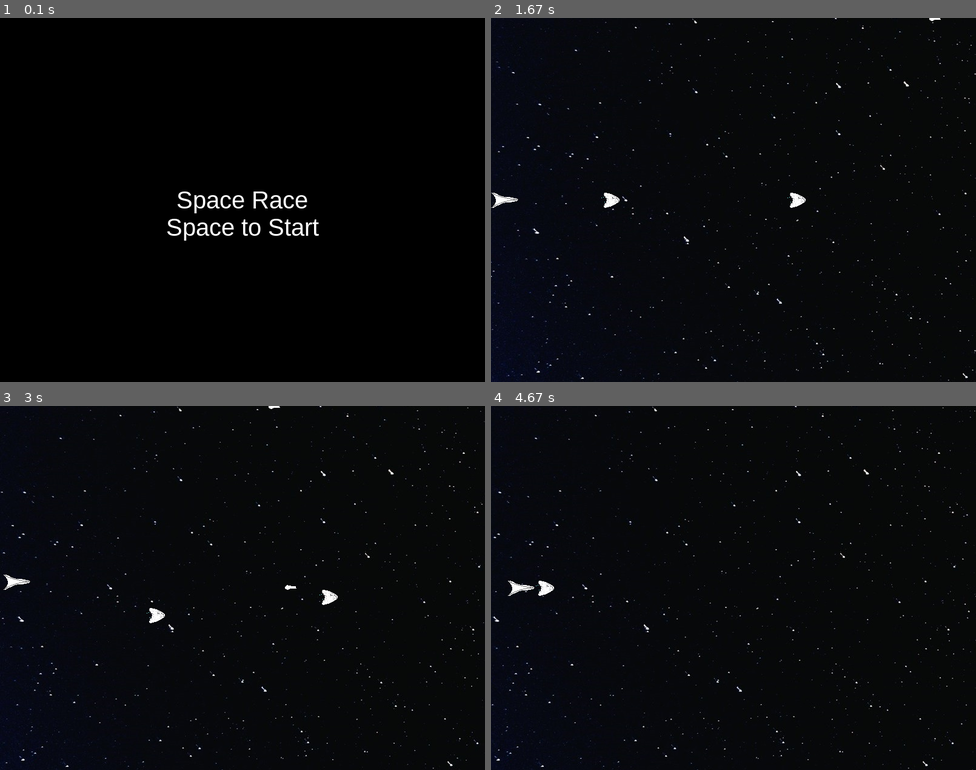
Above: before the commit, frames 1-4 (two rows, left to right).
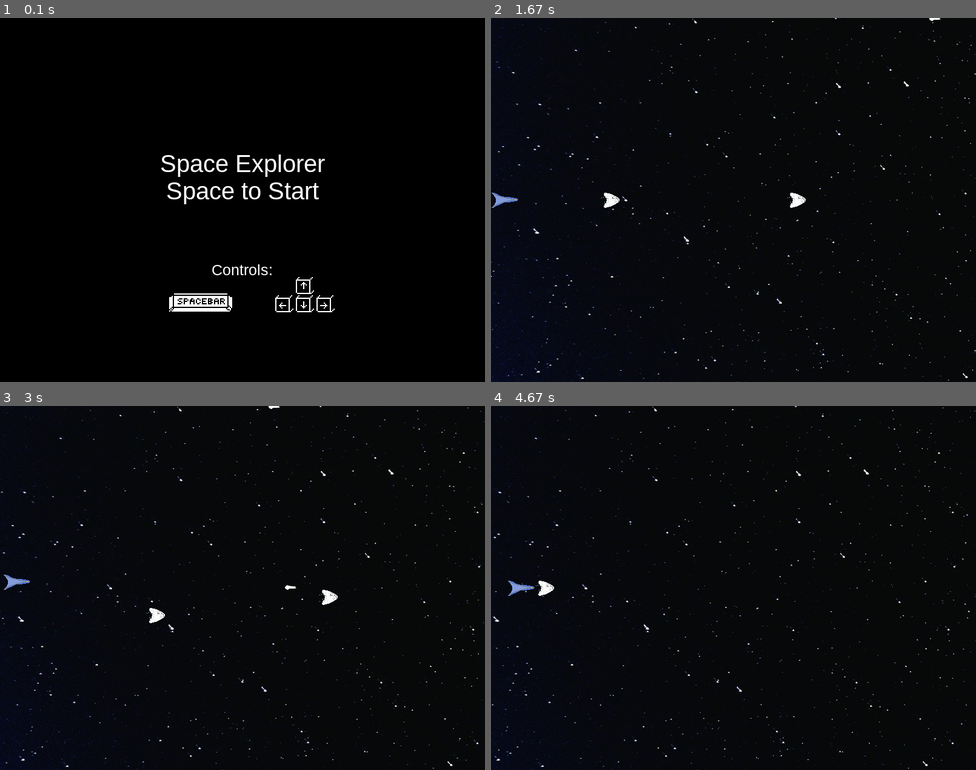
Above: after the commit, the same moments.

Repository: Jamesea06/Pygame
Game: pygame game, started from main.py
Same seed, same stepped clock (60 frames per second), same inputs: the game is played once before the commit and once after it.
Inputs:
- Up to frame 1 (0.1 s): no input
- Up to frame 2 (1.67 s): tap Space at 0.33, 1.3, 1.6 s; hold Space 0.67-1.2 s; hold Left 0.67-1.2 s; hold Left from 1.23 s (still down)
- Up to frame 3 (3 s): release Left at 1.77 s; hold Down 1.8-2.1 s; tap Space at 1.87, 2.2, 2.5, 2.63 s; hold Left 2.13-2.53 s; hold Up 2.57-2.93 s; hold Right from 2.97 s (still down)
- Up to frame 4 (4.67 s): tap Space at 3.03, 3.33, 4.6 s; release Right at 3.6 s; hold R from 4.53 s (still down)

The runs differ from the first frame. In frame 1, 2.9% of the frame differs, in the area x 33-69%, y 37-81%; in frame 2, less than 0.1%; in frame 3, less than 0.1%; in frame 4, less than 0.1%.

Commit message:
Veersion 1.0

Diff:
--- a/Pygame.py
+++ b/Pygame.py
@@ -338,7 +338,7 @@
         enemies.update()
         Mette.update()
         screen.fill((0,0,0))
-        #screen.blit(bg_image, (0, 0))
+        screen.blit(bg_image, (0, 0))
 
         # Moving the background
         x -= 1
--- a/enemy.py
+++ b/enemy.py
@@ -4,14 +4,18 @@
 from settings import SCREEN_WIDTH, SCREEN_HEIGHT
 
 class Enemy(pygame.sprite.Sprite):
-    def __init__(self):
+    def __init__(self, position=None):
         super(Enemy, self).__init__()
-        self.surf = pygame.image.load('assets/Commet.png').convert()
+        self.surf = pygame.image.load('assets/Commet.png').convert_alpha()
         self.surf.set_colorkey((0, 0, 0), pygame.RLEACCEL)
-        self.rect = self.surf.get_rect(
-            center=(random.randint(SCREEN_WIDTH + 20, SCREEN_WIDTH + 100),
-                    random.randint(0, SCREEN_HEIGHT))
-        )
+
+        if position is None:
+            position = (
+                random.randint(SCREEN_WIDTH + 20, SCREEN_WIDTH + 100),
+                random.randint(0, SCREEN_HEIGHT)
+            )
+
+        self.rect = self.surf.get_rect(center=position)
         self.speed = random.randint(5, 15)
 
     def update(self):
@@ -34,7 +38,7 @@
         self.speed = 5  # Default speed
         self.health = 5
         self.transformed = False  # Flag to check if the met has been transformed
-        self.hitbox = self.surf.get_bounding_rect()
+
 
     # Move the Met based on a constant speed
     # Remove the Met when it passes the left edge of the screen
@@ -62,17 +66,64 @@
         super(Boss, self).__init__()
         self.surf = pygame.image.load("assets/Ship_Boss.png").convert_alpha()
         self.surf = pygame.transform.scale(self.surf, (self.surf.get_width() * 4, self.surf.get_height() * 4))
-        self.rect = self.surf.get_rect(center=(random.randint(SCREEN_WIDTH + 250, SCREEN_WIDTH + 300), 300))
+        self.rect = self.surf.get_rect(center=((SCREEN_WIDTH + 1000), 300))
         self.speed = 4
         self.target_x = 600
-        self.hitbox = self.surf.get_bounding_rect()
+        self.health = 56
+        self.last_shot_time = 0
+        self.shooting_interval = 1000
+         # Create the fire trail
+        self.fire_trail = FireTail(self.rect.midright)  # Start at the bottom of the boss
 
-    def update(self):
+    def take_damage(self):
+        self.health -= 1
+        if self.health <= 0:
+            self.kill()  # Remove boss from the game when health reaches 0
+            if hasattr(self, 'fire_trail'):
+                self.fire_trail.kill()  # Remove fire trail
+
+    def update(self,player_y):
         if self.rect.centerx > self.target_x:
             distance_to_target = self.rect.centerx - self.target_x
             if distance_to_target < 100:
                 self.speed = max(1, distance_to_target / 100)
             self.rect.move_ip(-self.speed, 0)
+            self.health = 56
+            fire_trail_width = self.fire_trail.rect.width
+            self.fire_trail.rect.center = (self.rect.right + fire_trail_width // 2 -4, self.rect.centery -3)
         else:
-            self.speed = 0
-        self.hitbox.topleft = self.rect.topleft
+            self.speed = 2
+            if self.rect.centery < player_y:
+                self.rect.move_ip(0, min(self.speed, player_y - self.rect.centery))  # Move down to player's y
+            elif self.rect.centery > player_y:
+                self.rect.move_ip(0, -min(self.speed, self.rect.centery - player_y))  # Move up to player's y
+            fire_trail_width = self.fire_trail.rect.width
+            self.fire_trail.rect.center = (self.rect.right + fire_trail_width // 2 -4, self.rect.centery -3)
+class FireTail(pygame.sprite.Sprite):
+    def __init__(self, position):
+        super(FireTail, self).__init__()
+        self.images = [
+            pygame.image.load("assets/Fire1.png").convert_alpha(),
+            pygame.image.load("assets/Fire2.png").convert_alpha(),
+            pygame.image.load("assets/Fire3.png").convert_alpha(),
+            pygame.image.load("assets/Fire4.png").convert_alpha(),
+            pygame.image.load("assets/Fire5.png").convert_alpha(),
+        ]
+        self.images = [pygame.transform.scale(image, (image.get_width() * 3, image.get_height() * 3)) for image in self.images]
+
+        self.image = self.images[0]  # Initialize the sprite's image
+        self.rect = self.image.get_rect(center=position)
+
+        self.animation_speed = 0.1  # Time to wait before changing the frame
+        self.animation_time = 0  # Track time for animation
+
+    def update(self):
+        # Update the animation frame based on time
+        self.animation_time += self.animation_speed
+
+        # Change the image randomly based on animation time
+        if self.animation_time >= 1:  # Adjust this value for speed
+            self.animation_time = 0
+            # Pick a random image from the list
+            self.current_image_index = random.randint(0, len(self.images) - 1)  # Randomly select an index
+            self.image = self.images[self.current_image_index]  # Update the sprite's image
--- a/game_states.py
+++ b/game_states.py
@@ -4,10 +4,23 @@
 
 def draw_start_menu(screen):
     font = pygame.font.SysFont('arial', 40)
-    title = font.render('Space Race', True, (255, 255, 255))
+    title = font.render('Space Explorer', True, (255, 255, 255))
     start_button = font.render('Space to Start', True, (255, 255, 255))
-    screen.blit(title, (SCREEN_WIDTH / 2 - title.get_width() / 2, SCREEN_HEIGHT / 2 - title.get_height() / 2))
-    screen.blit(start_button, (SCREEN_WIDTH / 2 - start_button.get_width() / 2, SCREEN_HEIGHT / 2 + start_button.get_height() / 2))
+    controls_title = pygame.font.SysFont('arial', 25).render('Controls:', True, (255, 255, 255))
+    screen.blit(title, (SCREEN_WIDTH / 2 - title.get_width() / 2, SCREEN_HEIGHT / 2.5 - title.get_height() / 2))
+    screen.blit(start_button, (SCREEN_WIDTH / 2 - start_button.get_width() / 2, SCREEN_HEIGHT / 2.5 + start_button.get_height() / 2))
+    screen.blit(controls_title, ((SCREEN_WIDTH / 2 - controls_title.get_width() / 2, SCREEN_HEIGHT / 1.55 + controls_title.get_height() / 2)))
+
+
+    Spacebar_image = pygame.image.load('assets/Spacebar.png').convert_alpha()
+    Arrow_image = pygame.image.load('assets/Arrow.png').convert_alpha()
+    Spacebar_image = pygame.transform.scale(Spacebar_image, (Spacebar_image.get_width() * 2, Spacebar_image.get_height() * 2,))
+    Arrow_image = pygame.transform.scale(Arrow_image, (Arrow_image.get_width() * 2, Arrow_image.get_height() * 2,))
+    screen.blit(Spacebar_image, (SCREEN_WIDTH / 2.4 - Spacebar_image.get_width() / 2, SCREEN_HEIGHT / 2.2 + Spacebar_image.get_height() / 2))
+    screen.blit(Arrow_image, (SCREEN_WIDTH / 1.6 - Arrow_image.get_width() / 2, SCREEN_HEIGHT / 2.1 + Arrow_image.get_height() / 2))
+
+
+
     pygame.display.update()
 
 def draw_game_over_screen(screen):
@@ -20,6 +33,19 @@
     screen.blit(quit_button, (SCREEN_WIDTH / 2 - quit_button.get_width() / 2, SCREEN_HEIGHT / 2 + quit_button.get_height() / 2))
     pygame.display.update()
 
+def draw_congrats_screen(screen):
+    font = pygame.font.SysFont('arial', 40)
+    title = font.render('Congratulations!', True, (255, 255, 255))
+    message = font.render('You Defeated the Boss!', True, (255, 255, 255))
+    restart_button = font.render('Press R to Restart', True, (255, 255, 255))
+
+    # Display the title at the center of the screen
+    screen.blit(title, (SCREEN_WIDTH / 2 - title.get_width() / 2, SCREEN_HEIGHT / 2 - title.get_height()))
+    screen.blit(message, (SCREEN_WIDTH / 2 - message.get_width() / 2, SCREEN_HEIGHT / 2))
+    screen.blit(restart_button, (SCREEN_WIDTH / 2 - restart_button.get_width() / 2, SCREEN_HEIGHT / 2 + restart_button.get_height() * 2))
+
+    pygame.display.update()
+
 def game_over():
     pygame.mixer.music.stop()
     #pygame.time.wait(2000)   # Pause for 2 seconds before exiting
--- a/main.py
+++ b/main.py
@@ -2,10 +2,10 @@
 import pygame
 from settings import SCREEN_WIDTH, SCREEN_HEIGHT, ENEMY_INTERVAL, Mett_Interval, PHOTON_COOLDOWN
 from player import Player
-from enemy import Enemy, Mett, Boss
+from enemy import Enemy, Mett, Boss, FireTail
 from photon import Photon
 from pickable import Pickable
-from game_states import draw_start_menu, draw_game_over_screen, game_over
+from game_states import draw_start_menu, draw_game_over_screen, draw_congrats_screen
 from pygame.locals import RLEACCEL, K_ESCAPE, K_SPACE, KEYDOWN, QUIT, RLEACCEL
 
 pygame.init()
@@ -27,12 +27,25 @@
 game_state = "start_menu"
 running = True
 boss_spawned = False
+congrats_delay = 3000  # 2 seconds delay
+boss_defeated_time = None  # To store the time when the boss is defeated
+boss_fire_pos = 500  # Change this to the y-position you want
+fire_delay = 2000  # 2-second delay in milliseconds
+fire_pause = 5000
+boss_fire_time = None
+boss_fire_pause = None
+boss_music_played = False
+music_transition_start = None
+transitioning_music = False
+fade_duration = 2500  # Duration of fade in milliseconds
 
 # Initiate.player
 
 player = Player()
 enemies = pygame.sprite.Group()
 Mette = pygame.sprite.Group()
+boss = pygame.sprite.Group()
+Fire = pygame.sprite.Group()
 photon_group = pygame.sprite.Group()
 pickable_group = pygame.sprite.Group()
 all_sprites = pygame.sprite.Group()
@@ -49,13 +62,21 @@
                 running = False
             elif event.key == pygame.K_SPACE and game_state == "start_menu":
                 game_state = "game"
-            elif event.key == pygame.K_r and game_state == "Game_over":
+            elif event.key == pygame.K_r and (game_state == "Game_over" or game_state == "congrats"):
                 game_state = "game"
                 player = Player()
-                # Reset
                 enemies.empty()
+                boss.empty()
+                Mette.empty()
+                photon_group.empty()
+                pickable_group.empty()
                 all_sprites.empty()
                 CollectCount = 0
+                boss_fire_time = None
+                boss_fire_pause = None
+                boss_spawned = False
+                boss_music_played = False
+                transitioning_music = False
                 all_sprites.add(player)
                 pygame.mixer.music.load("sounds/370801__romariogrande__space-chase.wav")
                 pygame.mixer.music.play(loops=-1)
@@ -77,28 +98,61 @@
                 photon_group.add(new_photon)
                 last_photon_time = current_time
         current_time = pygame.time.get_ticks()
-        # New photon
-        if current_time - last_enemy_time > ENEMY_INTERVAL and CollectCount != 1:
+        # New Enemy
+        if current_time - last_enemy_time > ENEMY_INTERVAL and CollectCount != 3:
             new_enemy = Enemy()
             enemies.add(new_enemy)
             all_sprites.add(new_enemy)
             last_enemy_time = current_time
+
+        if boss_spawned:
+            for boss_sprite in boss:
+                if boss_sprite.rect.x <= boss_fire_pos:
+                    if boss_fire_time is None:
+                        boss_fire_time = pygame.time.get_ticks()
+                    if pygame.time.get_ticks() - boss_fire_time >= fire_delay:
+                        new_enemy = Enemy(boss_sprite.rect.midleft)
+                        all_sprites.add(new_enemy)
+                        enemies.add(new_enemy)
+                        if boss_fire_pause == None:
+                            boss_fire_pause = pygame.time.get_ticks()
+                        if pygame.time.get_ticks() - boss_fire_pause >= fire_pause:
+                            boss_fire_pause = None
+                            boss_fire_time = None
+
         # New Meteorite
-        if current_time - last_mett_time > Mett_Interval and CollectCount != 1:
+        if current_time - last_mett_time > Mett_Interval and CollectCount != 3:
             new_Met = Mett()
             Mette.add(new_Met)
             all_sprites.add(new_Met)
             last_mett_time = current_time
         # New Boss
-        if CollectCount >0 and not boss_spawned:
+        if CollectCount >2 and not boss_spawned:
             new_Boss = Boss()
-            enemies.add(new_Boss)
+            boss.add(new_Boss)
+            Fire.add(new_Boss.fire_trail)
             all_sprites.add(new_Boss)
             boss_spawned = True
+
+        if boss_spawned and not boss_music_played and not transitioning_music:
+            # Start fading out the music, set transition start time
+            pygame.mixer.music.fadeout(fade_duration)
+            music_transition_start = pygame.time.get_ticks()
+            transitioning_music = True  # Begin transition process
+        if transitioning_music:
+            if pygame.time.get_ticks() - music_transition_start >= fade_duration:
+                pygame.mixer.music.load("sounds/683457__seth_makes_sounds__dope-video-game-boss-music.wav")
+                pygame.mixer.music.play(loops=-1, fade_ms=fade_duration, start=4)  # Start with a fade-in
+                boss_music_played = True
+                transitioning_music = False  # Transition complete
+
         # Update sprites
         photon_group.update()
         enemies.update()
+        boss.update(player.rect.centery)
+        pickable_group.update()
         Mette.update()
+        Fire.update()
         # Background
         x -= 1  # Move the background leftward
         if x <= -bg_image.get_width():
@@ -112,10 +166,11 @@
 
         # Collisoin Detection
         # Player
-        if pygame.sprite.spritecollideany(player, enemies) or pygame.sprite.spritecollideany(player, Mette):
+        if pygame.sprite.spritecollideany(player, enemies) or pygame.sprite.spritecollideany(player, Mette) or pygame.sprite.spritecollideany(player, boss):
             game_state = "Game_over"
-            game_over()
+            pygame.mixer.music.stop()
             player.kill()
+
 
        # Collectable
         if pygame.sprite.spritecollideany(player, pickable_group):
@@ -131,18 +186,39 @@
                     if met.transformed:
                         pickable_object = Pickable(met.rect.center)
                         pickable_group.add(pickable_object)
-                        all_sprites.add(pickable_object)
+                        #all_sprites.add(pickable_object)
                         met.kill()
                     else:
                         met.transform()
+        # Boss
+        collide = pygame.sprite.groupcollide(photon_group, boss, True, False)
+        if collide:
+            for photon, bosses in collide.items():
+                for collided_boss in bosses:
+                    collided_boss.take_damage()
+                    if collided_boss.health <= 0 and boss_defeated_time is None:
+                        boss_defeated_time = pygame.time.get_ticks()  # Record the current time
+
+        current_time = pygame.time.get_ticks()
+        if boss_defeated_time is not None and current_time - boss_defeated_time >= congrats_delay:
+            game_state = "congrats"
+            boss_defeated_time = None  # Reset after switching game state
+
         # Draw updated Sprites
         for entity in all_sprites:
             screen.blit(entity.surf, entity.rect)
+        for drawn in pickable_group:
+            screen.blit(drawn.image, drawn.rect)
+        for Flame in Fire:
+            screen.blit(Flame.image, Flame.rect)
 
     # Game over
     elif game_state == "Game_over":
         draw_game_over_screen(screen)
 
+    elif game_state == "congrats":
+        draw_congrats_screen(screen)
+
     pygame.display.flip()
     clock.tick(30)
 
--- a/pickable.py
+++ b/pickable.py
@@ -1,12 +1,74 @@
-# pickable.py
 import pygame
+import math
 
 class Pickable(pygame.sprite.Sprite):
     def __init__(self, position):
         super(Pickable, self).__init__()
-        self.surf = pygame.Surface((20, 20))
-        self.surf.fill((0, 255, 0))
-        self.rect = self.surf.get_rect(center=position)
+
+        # Load multiple images for animation
+        self.images = [
+            pygame.image.load("assets/colectable1.png").convert_alpha(),
+            pygame.image.load("assets/colectable2.png").convert_alpha(),
+            pygame.image.load("assets/colectable3.png").convert_alpha(),
+            # Add more frames as needed
+        ]
+
+        # Scale images
+        self.images = [pygame.transform.scale(image, (image.get_width() * 2.5, image.get_height() * 2.5)) for image in self.images]
+
+        self.current_image_index = 0  # Start with the first image
+        self.image = self.images[self.current_image_index]  # Initialize the sprite's image
+        self.rect = self.image.get_rect(center=position)
+
+        self.animation_speed = 0.1  # Time to wait before changing the frame
+        self.animation_time = 0  # Track time for animation
+
+        self.wiggle_amplitude = 1.5  # How much to wiggle (in pixels)
+        self.wiggle_speed = 0.15  # Speed of wiggling
+        self.wiggle_offset = 1  # Offset to determine current wiggle position
 
     def update(self):
-        pass
+        # Update the animation frame based on time
+        self.animation_time += self.animation_speed
+
+        # Change the image every second (or based on a specific time/frames)
+        if self.animation_time >= 1:  # Adjust this value for speed
+            self.animation_time = 0
+            self.current_image_index = (self.current_image_index + 1) % len(self.images)  # Cycle through images
+            self.image = self.images[self.current_image_index]  # Update the sprite's image
+
+        # Update the wiggle offset using a sine function
+        self.wiggle_offset += self.wiggle_speed
+        # Calculate the new y position based on the sine wave
+        self.rect.y += math.sin(self.wiggle_offset) * self.wiggle_amplitude
+
+    class FireTrail(pygame.sprite.Sprite):
+        def __init__(self, position):
+            super(FireTrail, self).__init__()
+            # Load multiple images for fire animation
+            self.images = [
+                pygame.image.load("assets/Fire1.png").convert_alpha(),
+                pygame.image.load("assets/Fire2.png").convert_alpha(),
+                pygame.image.load("assets/Fire3.png").convert_alpha(),
+                # Add more fire frames as needed
+            ]
+
+            # Scale images if necessary
+            self.images = [pygame.transform.scale(image, (image.get_width() * 1.5, image.get_height() * 1.5)) for image in self.images]
+
+            self.current_image_index = 0  # Start with the first image
+            self.image = self.images[self.current_image_index]  # Initialize the sprite's image
+            self.rect = self.image.get_rect(center=position)
+
+            self.animation_speed = 0.1  # Time to wait before changing the frame
+            self.animation_time = 0  # Track time for animation
+
+        def update(self):
+            # Update the animation frame based on time
+            self.animation_time += self.animation_speed
+
+            # Change the image based on animation time
+            if self.animation_time >= 1:  # Adjust this value for speed
+                self.animation_time = 0
+                self.current_image_index = (self.current_image_index + 1) % len(self.images)  # Cycle through images
+                self.image = self.images[self.current_image_index]  # Update the sprite's image
--- a/player.py
+++ b/player.py
@@ -7,26 +7,26 @@
 class Player(pygame.sprite.Sprite):
     def __init__(self):
         super(Player, self).__init__()
-        self.surf = pygame.image.load('assets/Ship.png').convert_alpha()
+        self.surf = pygame.image.load('assets/Shipblue.png').convert_alpha()
         self.rect = self.surf.get_rect()
         self.rect.center = (50,SCREEN_HEIGHT // 2)
-        self.hitbox = self.surf.get_bounding_rect()
+
 
     def update(self, pressed_keys=None):
         if pressed_keys is None:
             return
         if pressed_keys[K_UP]:
             self.rect.move_ip(0, -5)
-            self.surf = pygame.image.load('assets/Ship_Up.png').convert_alpha()
+            self.surf = pygame.image.load('assets/Ship_Upblue.png').convert_alpha()
         if pressed_keys[K_DOWN]:
             self.rect.move_ip(0, 5)
-            self.surf = pygame.image.load('assets/Ship_Down.png').convert_alpha()
+            self.surf = pygame.image.load('assets/Ship_Downblue.png').convert_alpha()
         if pressed_keys[K_LEFT]:
             self.rect.move_ip(-5, 0)
-            self.surf = pygame.image.load('assets/Ship.png').convert_alpha()
+            self.surf = pygame.image.load('assets/Shipblue.png').convert_alpha()
         if pressed_keys[K_RIGHT]:
             self.rect.move_ip(5, 0)
-            self.surf = pygame.image.load('assets/Ship.png').convert_alpha()
+            self.surf = pygame.image.load('assets/Shipblue.png').convert_alpha()
 
         # Keep player on the screen
         if self.rect.left < 0:
@@ -37,5 +37,3 @@
             self.rect.top = 0
         if self.rect.bottom >= SCREEN_HEIGHT:
             self.rect.bottom = SCREEN_HEIGHT
-
-        self.hitbox.topleft = self.rect.topleft
Binary file added: assets/Arrow.png
Binary file added: assets/Fire1.png
Binary file added: assets/Fire2.png
Binary file added: assets/Fire3.png
Binary file added: assets/Fire4.png
Binary file added: assets/Fire5.png
Binary file added: assets/Ship_Downblue.png
Binary file added: assets/Ship_Upblue.png
Binary file added: assets/Shipblue.png
Binary file added: assets/Spacebar.png
Binary file added: assets/colectable1.png
Binary file added: assets/colectable2.png
(and 2 more such lines)
